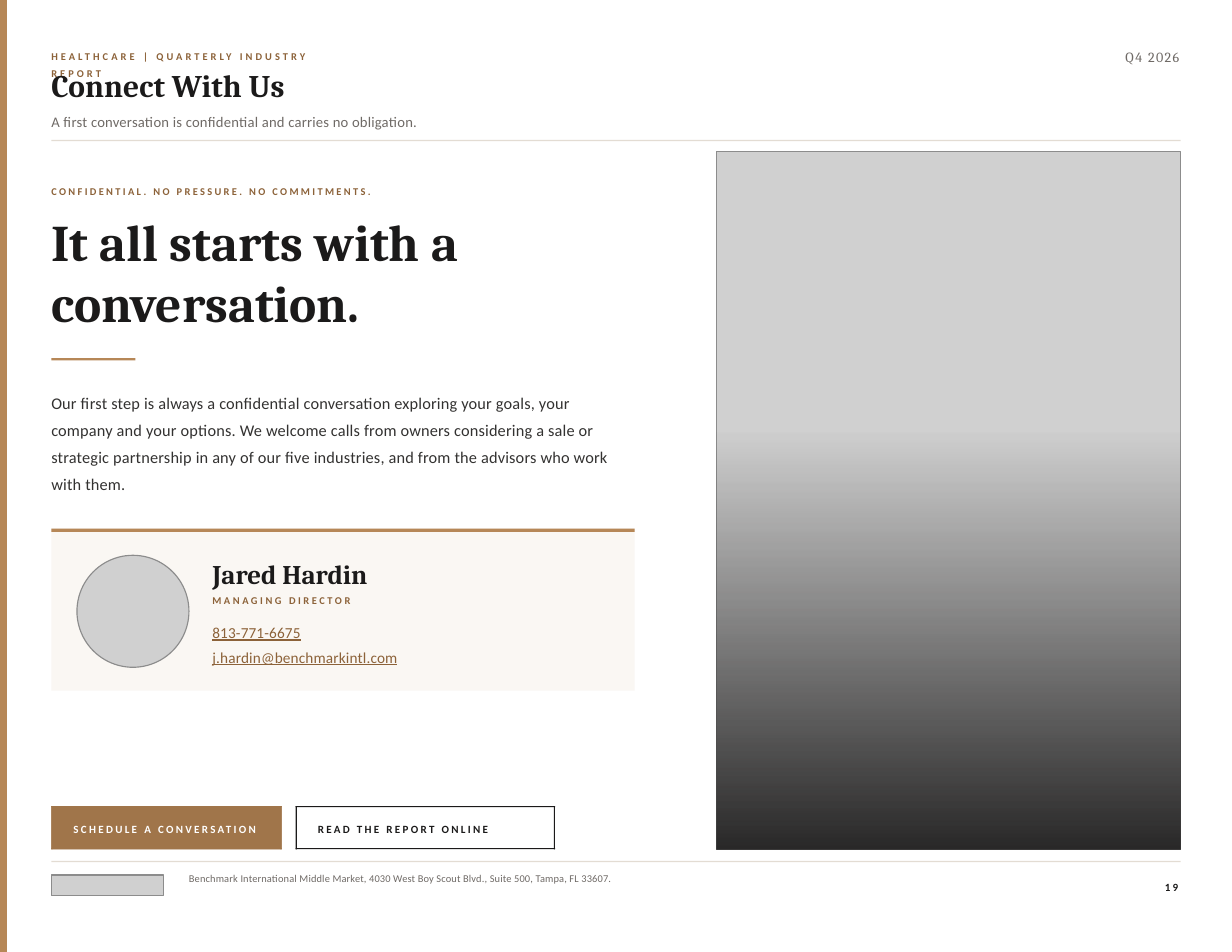
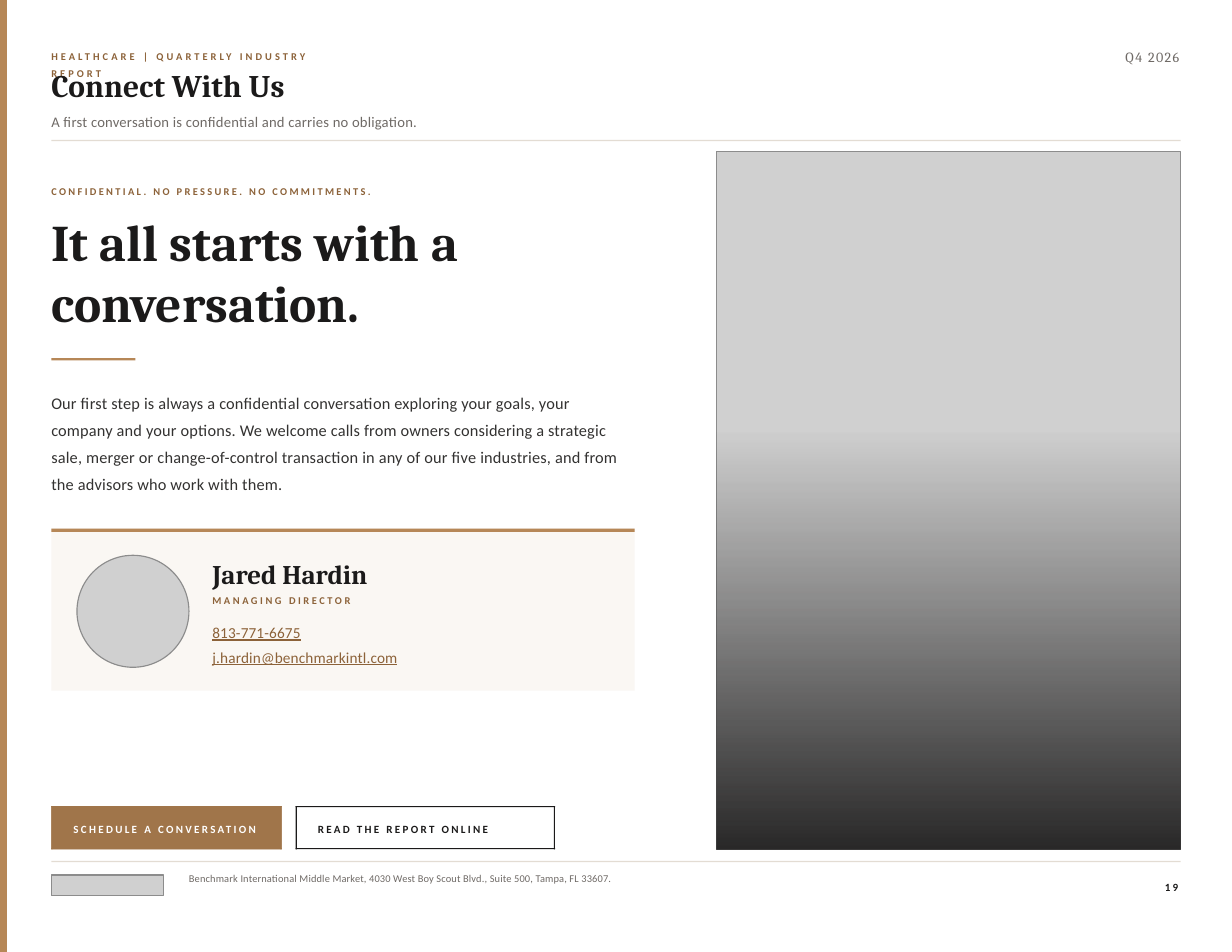
Before and after one commit to jp-hardin/about, a slide deck: slide 19 of mid-market-practice/_build/reports/healthcare-q4-2026/brief.pptx. Drawn at 1232x952 pixels with LibreOffice and Linux fonts; fonts in the diff are those of the drawing; grey boxes stand for pictures. Boxes give left, top, right and bottom in pixels: in the first picture for what was removed or moved away, otherwise in the second. Text is boxed around its words. In the diff, an @@ line names an element or a change of style, - is before the commit and + after.

```diff
--- a/mid-market-practice/_build/reports/healthcare-q4-2026/brief.pptx
+++ b/mid-market-practice/_build/reports/healthcare-q4-2026/brief.pptx
@@ text at (x1=51, y1=397, x2=617, y2=490): text changed @@
-Our first step is always a confidential conversation exploring your goals, your company and your options. We welcome calls from owners considering a sale or strategic partnership in any of our five industries, and from the advisors who work with them.
+Our first step is always a confidential conversation exploring your goals, your company and your options. We welcome calls from owners considering a strategic sale, merger or change-of-control transaction in any of our five industries, and from the advisors who work with them.
```
Also in this commit, not shown: 2 other slides changed, 38 other files.
